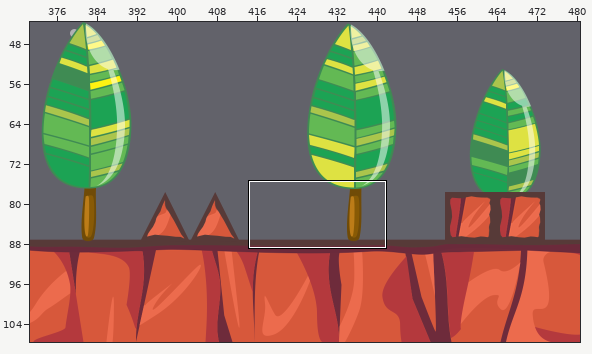
Tiled map, stored at Final Project/android/assets/teste.tmx. Above: a wide view before the commit, with the close-up outlined.
Close-up. As it was:
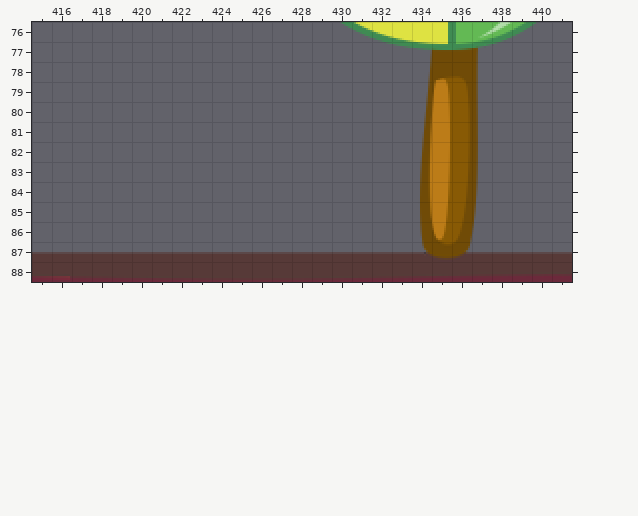
Cells are 10x10 px. Shown: x 415..441, y 76..88. The commit also changed other parts of the map, which this record leaves out.
New version:
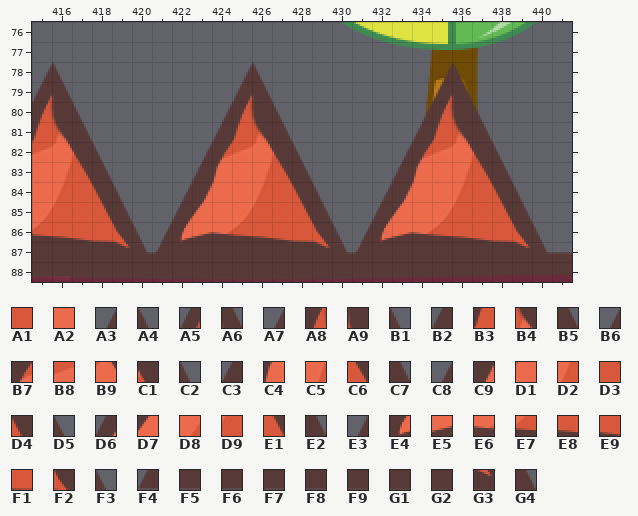
Key: from "lightForestFloor": A1 8843, A2 9003; from "triangle": A3 4, A4 5, A5 14, A6 15, A7 23, A8 24, A9 25, B1 26, B2 33, B3 34, B4 35, B5 36, B6 42, B7 43, B8 44, B9 45, C1 46, C2 47, C3 52, C4 53, C5 55, C6 56, C7 57, C8 61, C9 62, D1 63, D2 65, D3 66, D4 67, D5 68, D6 71, D7 72, D8 74, D9 75, E1 77, E2 78, E3 80, E4 81, E5 82, E6 83, E7 84, E8 85, E9 86, F1 87, F2 88, F3 89, F4 90, F5 91, F6 92, F7 93, F8 94, F9 95, G1 96, G2 97, G3 98, G4 99.
__ is an empty cell.
What changed:
Layer "TRIANGLES":
The edit adds tile A1 in row 85 at x 417, 427 and 437.
The edit adds tile A2 in rows 83 to 84 at x 415, 425 and 435; in row 85 at x 424 and 434.
The edit adds tile A3 in row 78 at x 415, 425 and 435.
The edit adds tile A4 in row 78 at x 416, 426 and 436.
The edit adds tile A5 in row 79 at x 415, 425 and 435.
The edit adds tile A6 in row 79 at x 416, 426 and 436.
The edit adds tile A7 in row 80 at x 424 and 434.
The edit adds tile A8 in row 80 at x 415, 425 and 435.
The edit adds tile A9 in row 80 at x 416, 426 and 436.
The edit adds tile B1 in row 80 at x 417, 427 and 437.
The edit adds tile B2 in row 81 at x 424 and 434.
The edit adds tile B3 in row 81 at x 415, 425 and 435.
The edit adds tile B4 in row 81 at x 416, 426 and 436.
The edit adds tile B5 in row 81 at x 417, 427 and 437.
The edit adds tile B6 in row 82 at x 423 and 433.
The edit adds tile B7 in row 82 at x 424 and 434.
The edit adds tile B8 in row 82 at x 415, 425 and 435.
The edit adds tile B9 in row 82 at x 416, 426 and 436.
The edit adds tile C1 in row 82 at x 417, 427 and 437.
The edit adds tile C2 in row 82 at x 418, 428 and 438.
The edit adds tile C3 in row 83 at x 423 and 433.
The edit adds tile C4 in row 83 at x 424 and 434.
The edit adds tile C5 in row 83 at x 416, 426 and 436.
The edit adds tile C6 in row 83 at x 417, 427 and 437.
The edit adds tile C7 in row 83 at x 418, 428 and 438.
The edit adds tile C8 in row 84 at x 422 and 432.
The edit adds tile C9 in row 84 at x 423 and 433.
The edit adds tile D1 in row 84 at x 424 and 434.
The edit adds tile D2 in row 84 at x 416, 426 and 436.
The edit adds tile D3 in row 84 at x 417, 427 and 437.
The edit adds tile D4 in row 84 at x 418, 428 and 438.
The edit adds tile D5 in row 84 at x 419, 429 and 439.
The edit adds tile D6 in row 85 at x 422 and 432.
The edit adds tile D7 in row 85 at x 423 and 433.
The edit adds tile D8 in row 85 at x 415, 425 and 435.
The edit adds tile D9 in row 85 at x 416, 426 and 436.
The edit adds tile E1 in row 85 at x 418, 428 and 438.
The edit adds tile E2 in row 85 at x 419, 429 and 439.
The edit adds tile E3 in row 86 at x 421 and 431.
The edit adds tile E4 in row 86 at x 422 and 432.
The edit adds tile E5 in row 86 at x 423 and 433.
The edit adds tile E6 in row 86 at x 424 and 434.
The edit adds tile E7 in row 86 at x 415, 425 and 435.
The edit adds tile E8 in row 86 at x 416, 426 and 436.
The edit adds tile E9 in row 86 at x 417, 427 and 437.
The edit adds tile F1 in row 86 at x 418, 428 and 438.
The edit adds tile F2 in row 86 at x 419, 429 and 439.
The edit adds tile F3 in row 86 at x 420, 430 and 440.
The edit adds tile F4 in row 87 at x 421 and 431.
The edit adds tile F5 in row 87 at x 422 and 432.
The edit adds tile F6 in row 87 at x 423 and 433.
The edit adds tile F7 in row 87 at x 424 and 434.
The edit adds tile F8 in row 87 at x 415, 425 and 435.
The edit adds tile F9 in row 87 at x 416, 426 and 436.
The edit adds tile G1 in row 87 at x 417, 427 and 437.
The edit adds tile G2 in row 87 at x 418, 428 and 438.
The edit adds tile G3 in row 87 at x 419, 429 and 439.
The edit adds tile G4 in row 87 at x 420, 430 and 440.
